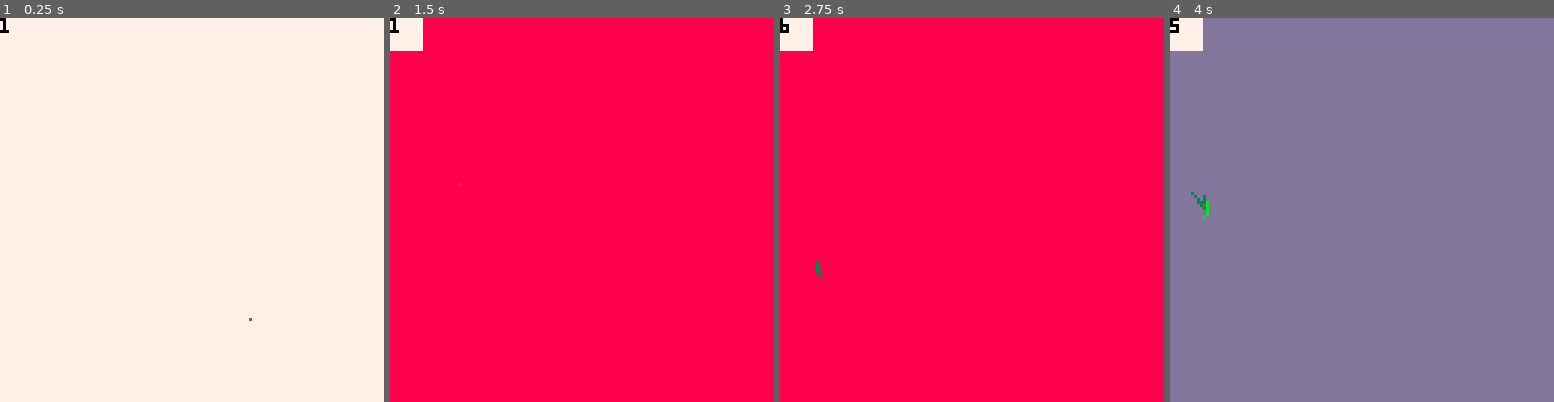
Above: before the commit, frames 1-4 (left to right).
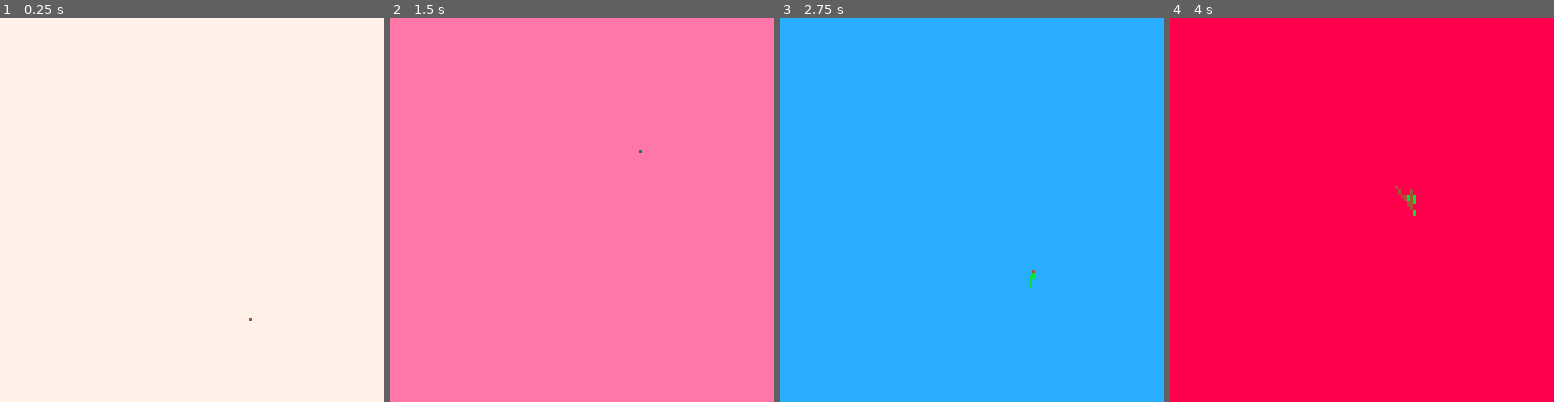
Above: after the commit, the same moments.

Repository: AveryEMcG/grow
Game: PICO-8 cartridge plant.p8
The game is run twice, just before and just after one commit, with the same random seed, the same clock (stepped at 60 frames per second) and the same inputs.
Inputs:
- Up to frame 1 (0.25 s): no input
- Up to frame 2 (1.5 s): tap X (X key) at 0.33, 1.07 s; tap O (Z key) at 0.7 s
- Up to frame 3 (2.75 s): hold Right 1.6-2.1 s; tap O (Z key) at 1.7, 2.1, 2.5 s; tap X (X key) at 1.85 s; hold Up 2.15-2.42 s; hold Right from 2.47 s (still down)
- Up to frame 4 (4 s): tap O (Z key) at 2.9, 3.3, 3.7 s; tap X (X key) at 2.97 s; release Right at 3.03 s; hold Left 3.08-3.58 s; hold Down 3.63-3.97 s

The runs differ from the first frame. In frame 1, less than 0.1% of the frame differs, in the area x 0-3%, y 0-4%; in frame 2, 100%, in the area x 0-100%, y 0-100%; in frame 3, 100%; in frame 4, 100%.

Commit message:
Added flowers, and removed debug text from corner

Diff:
--- a/plant.p8
+++ b/plant.p8
@@ -65,12 +65,13 @@
 	if activekeys[z_k] then
 		startmusic()
 		growalllimbs()
-	end
-	if activekeys[x_k] then
+		growflowers()
+	end
+	if btnd(x_k-1) then
 		bg = cols[ceil(rnd(#cols))]
 		cls(bg)
 		//resetpal()
-
+		prevflow = {}
 		activelimbs =0
 	end
 
@@ -78,7 +79,7 @@
 
 		limbs = {}
 
-		limb = makelimb(rnd(128),rnd(100),rnd(2)-1,rnd(1)-2,0)
+		limb = makelimb(rnd(110)+10,rnd(100)+10,rnd(2)-1,rnd(1)-2,0)
 
 		add(limbs,limb)
 	end
@@ -90,8 +91,15 @@
 	drawalllimbs()
 	draw_debug()
 
-	rectfill(0,0,10,10,7)
-	print(activelimbs,0,0,0)
+
+//	rectfill(0,0,10,10,7)
+//	print(activelimbs,0,0,0)
+
+//	rectfill(0,0,10,10,bg)
+	//print("press x to grow",0,0,0)
+//	print("press y to change",0,10,0)
+
+
 
 end
 
@@ -243,6 +251,55 @@
  	)
 end
 
+-->8
+prevflow = {}
+function growflowers()
+
+	for i = 1,#prevflow do
+		if flr(rnd(150))==3 then
+			local x  = prevflow[i][1]
+			local y = prevflow[i][2]
+			circfill(x,y,1,15)
+			pset(x-1,y-1,14)
+			pset(x+1,y+1,14)
+			pset(x+1,y-1,14)
+			pset(x-1,y+1,14)
+			del(prevflow,{x,y})
+		 break
+		end
+	end
+
+
+	local x = rnd(128)
+	local y = rnd(128)
+	local col = pget(x,y)
+
+
+	if (col == 3 or
+	col == 11 or
+	col == 4 )
+	and col != bg then
+		if not pinknearby(x,y) then
+ 		circfill(x,y,1,14)
+ 		add(prevflow,{x,y})
+ 	end
+	end
+
+end
+
+function pinknearby(x,y)
+
+	for i = -10, 10 do
+		for j = -10,10 do
+			if pget(x+i,y+j) == 14 then
+				return true
+			end
+		end
+	end
+
+	return false
+
+end
 __gfx__
 00000000000000000000000000000000000000000000000000000000000000000000000000000000000000000000000000000000000000000000000000000000
 00000000000000000000000000000000000000000000000000000000000000000000000000000000000000000000000000000000000000000000000000000000
